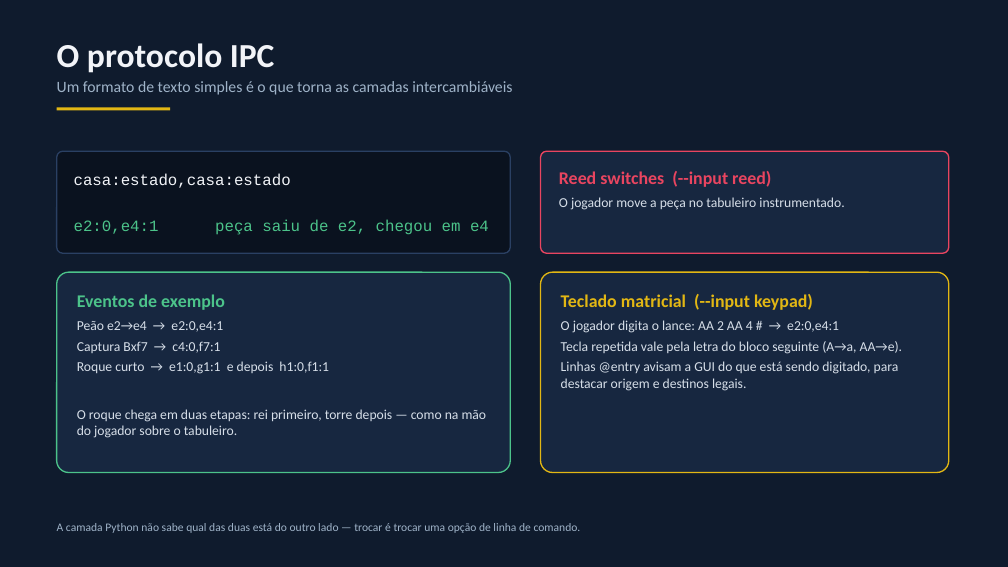
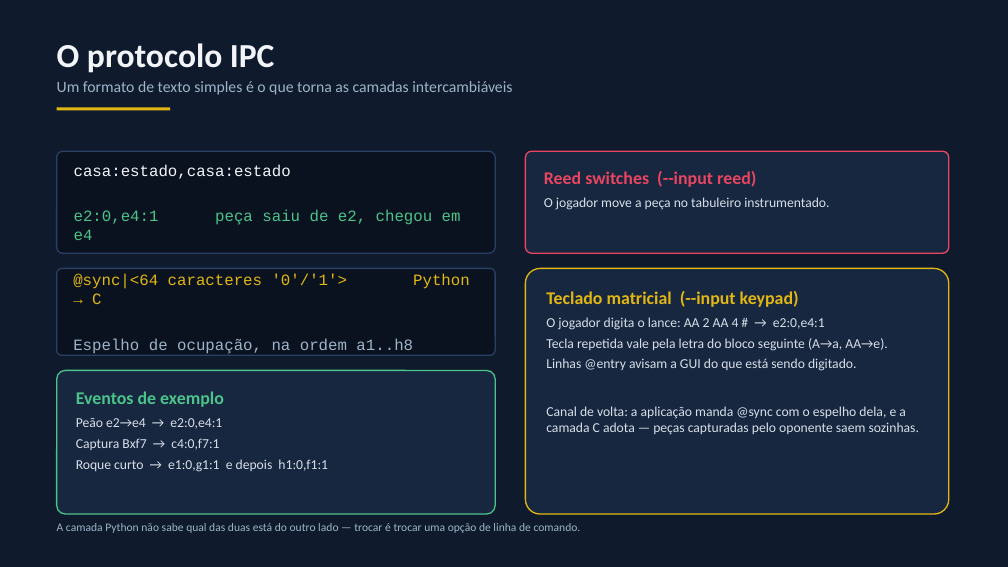
Before and after one commit to Betoh-20/PCS3732-Prockfish, a slide deck: slide 7 of docs/Apresentacao-Final.pptx. Drawn at 1008x567 pixels with LibreOffice and Linux fonts; fonts in the diff are those of the drawing. Boxes give left, top, right and bottom in pixels: in the first picture for what was removed or moved away, otherwise in the second. Text is boxed around its words. In the diff, an @@ line names an element or a change of style, - is before the commit and + after.

Commit message:
Apresentação: slide da retirada automática de peça capturada
- Novo slide s11 (captura automática): problema, solução (@sync) e
  pontos de sincronização
- s07 (IPC): bloco mono do canal de volta @sync|... e menção no cartão
  do teclado
- s13 (testes): 5 suítes (inclui test_keypad_capture.py), evidências
  atualizadas
- s14 (rastreabilidade): RNF3 cita espelho bidirecional
- s15 (dificuldades): divergência resolvida com canal @sync
- s16 (considerações finais): menciona o fechamento do atrito de
  usabilidade do teclado
- 17 slides (antes 16)

```diff
--- a/docs/Apresentacao-Final.pptx
+++ b/docs/Apresentacao-Final.pptx
@@ rounded rectangle "casa:estado,casa:estado" resized from (x1=57, y1=151, x2=510, y2=253) to (x1=57, y1=151, x2=495, y2=253) @@
@@ rounded rectangle "Reed switches (--input reed)" resized from (x1=541, y1=151, x2=949, y2=253) to (x1=526, y1=151, x2=949, y2=253) @@
@@ rounded rectangle added at (x1=57, y1=268, x2=495, y2=355), fill #0A121F, outline #2A4063 1.25 pt, 15 pt, text #E2B714 @@
+@sync|<64 caracteres '0'/'1'> Python → C
+Espelho de ocupação, na ordem a1..h8
@@ rounded rectangle "Teclado matricial (--input keypad)" resized from (x1=541, y1=272, x2=949, y2=473) to (x1=526, y1=268, x2=949, y2=514) @@
@@ text in rounded rectangle at (x1=546, y1=358, x2=919, y2=435): text changed @@
-Linhas @entry avisam a GUI do que está sendo digitado, para destacar origem e destinos legais.
+Linhas @entry avisam a GUI do que está sendo digitado.
+Canal de volta: a aplicação manda @sync com o espelho dela, e a camada C adota — peças capturadas pelo oponente saem sozinhas.
@@ rounded rectangle "Eventos de exemplo" resized from (x1=57, y1=272, x2=510, y2=473) to (x1=57, y1=371, x2=495, y2=514) @@
@@ text in rounded rectangle at (x1=77, y1=409, x2=487, y2=438): paragraph removed @@
-O roque chega em duas etapas: rei primeiro, torre depois — como na mão do jogador sobre o tabuleiro.
```
Also in this commit, not shown: 4 other slides changed, 1 slide added, 1 other file.
